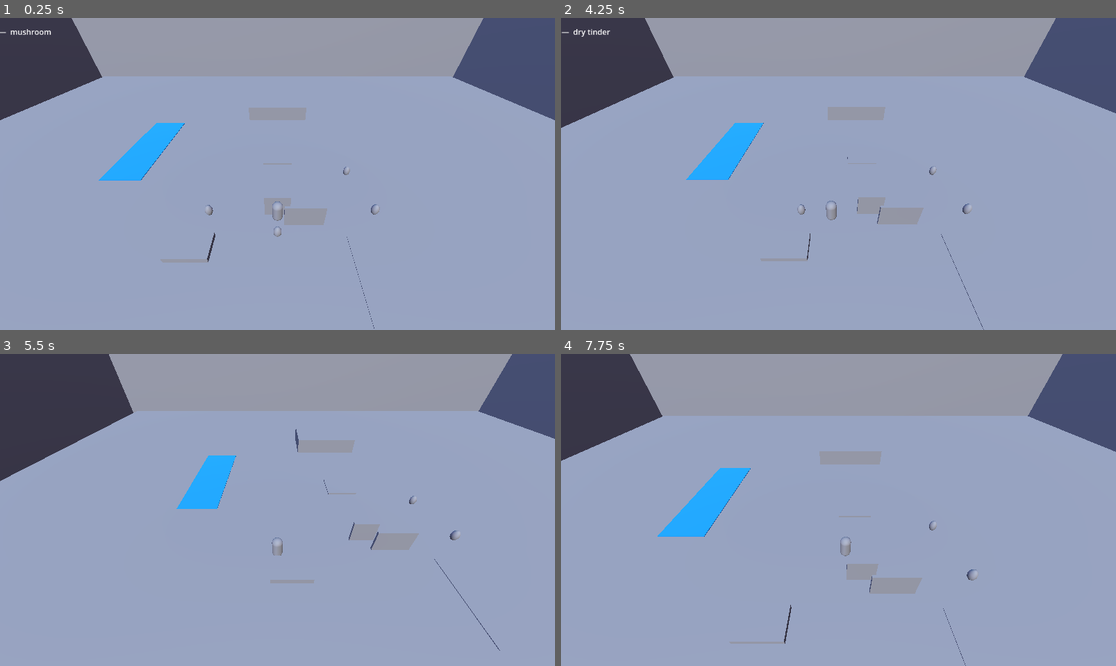
Above: before the commit, frames 1-4 (two rows, left to right).
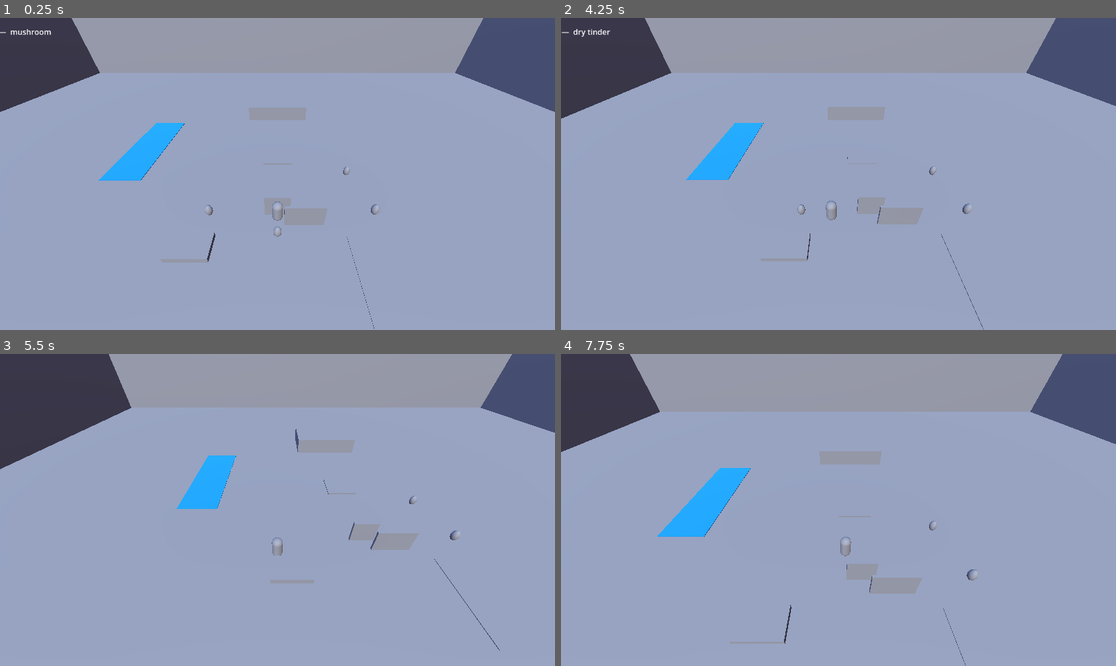
Above: after the commit, the same moments.

Repository: Actulus/scout-camp
Game: Godot game, scene res://scenes/world/world.tscn
The game is run twice, just before and just after one commit, with the same random seed, the same clock (stepped at 60 frames per second) and the same inputs.
Inputs:
- Up to frame 1 (0.25 s): no input
- Up to frame 2 (4.25 s): tap E at 0.5 s; hold D (move_right) 0.53-1.28 s; tap Enter (ui_accept) at 0.77, 1.25, 1.52, 2, 2.75, 3.02, 3.5, 3.77 s; hold S (move_down) 1.28-2.03 s; hold D (move_right) 2.03-2.78 s; hold W (move_up) 2.78-3.53 s; hold A (move_left) from 3.53 s (still down)
- Up to frame 3 (5.5 s): tap E at 4.25 s; tap Enter (ui_accept) at 4.52 s; release A (move_left) at 5.03 s; hold S (move_down) from 5.03 s (still down)
- Up to frame 4 (7.75 s): release S (move_down) at 5.78 s; hold D (move_right) 5.78-6.53 s; tap Enter (ui_accept) at 6.02, 6.77, 7.52 s; hold W (move_up) 6.53-7.28 s; hold D (move_right) from 7.28 s (still down)

The runs differ from the first frame. In frame 1, 1.5% of the frame differs, in the area x 0-100%, y 17-33%; in frame 2, 1.5%; in frame 3, 1.6%; in frame 4, 1.6%, in the area x 0-100%, y 18-35%.

Commit message:
fixed gap between terrain and mountain

Diff:
--- a/project.godot
+++ b/project.godot
@@ -26,7 +26,6 @@
 "deadzone": 0.5,
 "events": [Object(InputEventKey,"resource_local_to_scene":false,"resource_name":"","device":0,"window_id":0,"alt_presse …(194 unchanged characters)…
 , Object(InputEventKey,"resource_local_to_scene":false,"resource_name":"","device":0,"window_id":0,"alt_pressed":false, …(185 unchanged characters)…
-, Object(InputEventKey,"resource_local_to_scene":false,"resource_name":"","device":0,"window_id":0,"alt_pressed":false,"shift_pressed":false,"ctrl_pressed":false,"meta_pressed":false,"pressed":false,"keycode":32,"physical_keycode":0,"key_label":0,"unicode":32,"location":0,"echo":false,"script":null)
 , Object(InputEventKey,"resource_local_to_scene":false,"resource_name":"","device":-1,"window_id":0,"alt_pressed":false …(183 unchanged characters)…
 ]
 }
--- a/scenes/world/world.tscn
+++ b/scenes/world/world.tscn
@@ -7,10 +7,10 @@
 [ext_resource type="PackedScene" uid="uid://c40xqnotbooew" path="res://scenes/ui/hud.tscn" id="5_v5dby"]
 
 [sub_resource type="BoxMesh" id="BoxMesh_4rhad"]
-size = Vector3(80, 0.2, 80)
+size = Vector3(100, 0.2, 100)
 
 [sub_resource type="BoxShape3D" id="BoxShape3D_dphjl"]
-size = Vector3(80, 0.2, 80)
+size = Vector3(100, 0.2, 100)
 
 [sub_resource type="BoxMesh" id="BoxMesh_dphjl"]
 size = Vector3(90, 30, 4)
@@ -60,43 +60,39 @@
 [node name="Mountains" type="Node3D" parent="." unique_id=960238179]
 
 [node name="WallNorth" type="StaticBody3D" parent="Mountains" unique_id=840409361]
+transform = Transform3D(1, 0, 0, 0, 1, 0, 0, 0, 1, 0, 0, -45)
 
 [node name="MeshInstance3D" type="MeshInstance3D" parent="Mountains/WallNorth" unique_id=1279216875]
-transform = Transform3D(1, 0, 0, 0, 1, 0, 0, 0, 1, 0, 0, -45)
 mesh = SubResource("BoxMesh_dphjl")
 
 [node name="CollisionShape3D" type="CollisionShape3D" parent="Mountains/WallNorth" unique_id=1215601618]
-transform = Transform3D(1, 0, 0, 0, 1, 0, 0, 0, 1, 0, 0, -45)
 shape = SubResource("BoxShape3D_sl2e5")
 
 [node name="WallSouth" type="StaticBody3D" parent="Mountains" unique_id=1822420710]
+transform = Transform3D(1, 0, 0, 0, 1, 0, 0, 0, 1, 0, 0, 45)
 
 [node name="MeshInstance3D" type="MeshInstance3D" parent="Mountains/WallSouth" unique_id=973289687]
-transform = Transform3D(1, 0, 0, 0, 1, 0, 0, 0, 1, 0, 0, 45)
 mesh = SubResource("BoxMesh_1fp7r")
 
 [node name="CollisionShape3D" type="CollisionShape3D" parent="Mountains/WallSouth" unique_id=77458848]
-transform = Transform3D(1, 0, 0, 0, 1, 0, 0, 0, 1, 0, 0, 45)
 shape = SubResource("BoxShape3D_6m72w")
 
 [node name="WallEast" type="StaticBody3D" parent="Mountains" unique_id=849231816]
+transform = Transform3D(1, 0, 0, 0, 1, 0, 0, 0, 1, 45, 0, 0)
 
 [node name="MeshInstance3D" type="MeshInstance3D" parent="Mountains/WallEast" unique_id=643679175]
-transform = Transform3D(1, 0, 0, 0, 1, 0, 0, 0, 1, 45, 0, 0)
 mesh = SubResource("BoxMesh_v5dby")
 
 [node name="CollisionShape3D" type="CollisionShape3D" parent="Mountains/WallEast" unique_id=1408942496]
-transform = Transform3D(1, 0, 0, 0, 1, 0, 0, 0, 1, 45, 0, 0)
 shape = SubResource("BoxShape3D_t5ptc")
 
 [node name="WallWest" type="StaticBody3D" parent="Mountains" unique_id=307193619]
+transform = Transform3D(1, 0, 0, 0, 1, 0, 0, 0, 1, -45, 0, 0)
 
 [node name="MeshInstance3D" type="MeshInstance3D" parent="Mountains/WallWest" unique_id=1774859003]
-transform = Transform3D(1, 0, 0, 0, 1, 0, 0, 0, 1, -45, 0, 0)
 mesh = SubResource("BoxMesh_bq33v")
 
 [node name="CollisionShape3D" type="CollisionShape3D" parent="Mountains/WallWest" unique_id=2044974560]
-transform = Transform3D(1, 0, 0, 0, 1, 0, 0, 0, 1, -45, 0, 0)
 shape = SubResource("BoxShape3D_j2gmx")
 
 [node name="DirectionalLight3D" type="DirectionalLight3D" parent="." unique_id=773862326]
